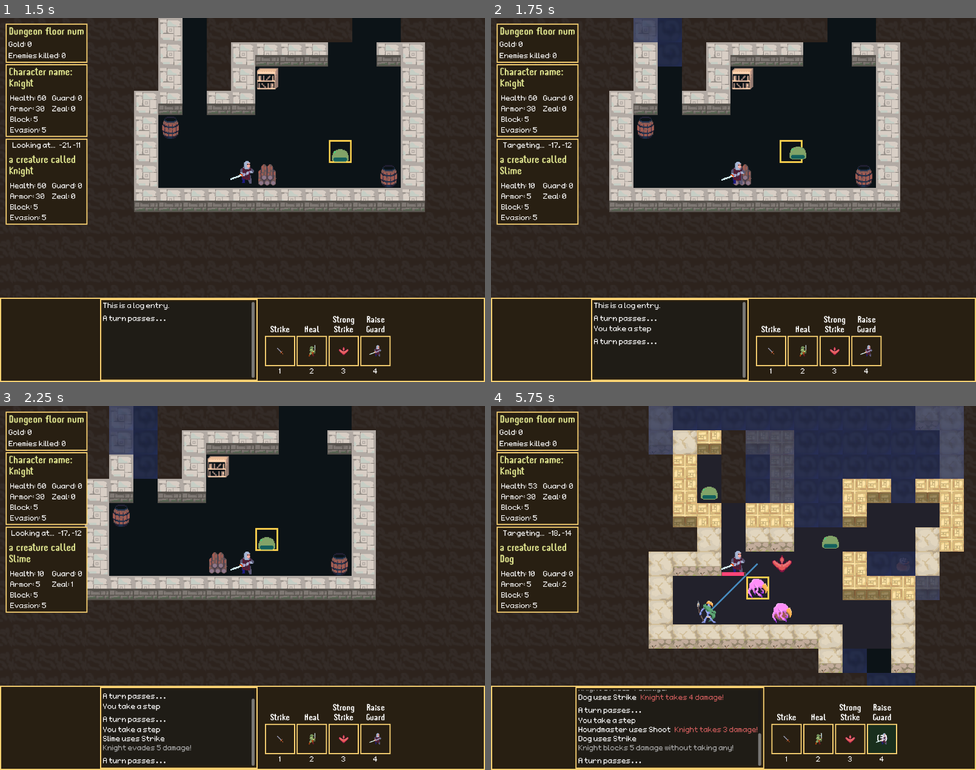
Above: before the commit, frames 1-4 (two rows, left to right).
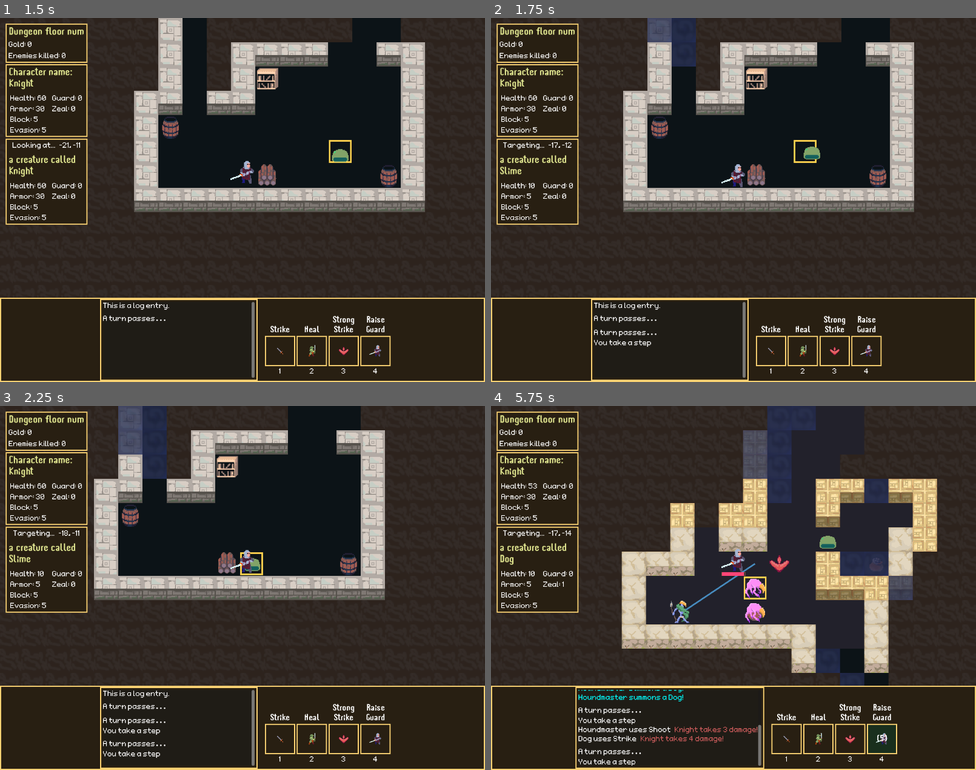
Above: after the commit, the same moments.

Repository: OttoElomaa/godot-4-roguelike-knights
Game: Godot game, scene res://Scenes/game_main.tscn
Two runs of this game, one before a commit and one after it. Both use one fixed random seed, a clock stepped at 60 frames per second and the inputs below.
Inputs (mouse positions are in pixels of both pictures, inside the frame that each line leads up to):
- Up to frame 1 (1.5 s): click (203, 200) at 0.52 s; move the mouse to (242, 174) at 1.27 s; hold Right (ui_right) from 1.28 s (still down); tap 1 (1) at 1.35 s
- Up to frame 2 (1.75 s): keep holding Right (ui_right); tap 2 (2) at 1.55 s
- Up to frame 3 (2.25 s): move the mouse to (286, 540) at 2.02 s; release Right (ui_right) at 2.03 s; hold Down (ui_down) from 2.03 s (still down); tap 2 (2) at 2.1 s
- Up to frame 4 (5.75 s): tap 3 (3) at 2.3, 2.85 s; move the mouse to (617, 515) at 2.77 s; release Down (ui_down) at 2.78 s; hold Right (ui_right) 2.78-3.53 s; tap 4 (4) at 3.05, 3.6 s; move the mouse to (709, 660) at 3.52 s; hold Up (ui_up) 3.53-4.28 s; tap B (B) at 3.8, 4.35 s; tap Enter at 4.25 s; move the mouse to (733, 562) at 4.27 s; hold Left (ui_left) from 4.28 s (still down); tap L (L) at 4.55, 5.1 s; move the mouse to (660, 613) at 5.02 s; tap O (O) at 5.3 s

Frame 1 is identical in both runs. In frame 2, 12% of the frame differs, in the area x 21-88%, y 0-91%; in frame 3, 9.7%; in frame 4, 32%, in the area x 13-98%, y 0-99%.
Error in both runs: Invalid call. Nonexistent function 'getCreatures' in base 'Nil'. (res://Scripts/WorldScripts/playerTargeting.gd:29)

Commit message:
Tech/minor: Player turn completion now based on timer, not by the node's physical position (in CreatureMovement)

Diff:
--- a/Scenes/Creatures/Creature.tscn
+++ b/Scenes/Creatures/Creature.tscn
@@ -71,6 +71,10 @@
 [node name="CreatureMovement" type="Node" parent="."]
 script = ExtResource("5_hw60m")
 
+[node name="MovementTurnTimer" type="Timer" parent="CreatureMovement"]
+wait_time = 0.4
+one_shot = true
+
 [node name="HealthBar" parent="." instance=ExtResource("3_sgkqn")]
 
 [node name="AnimationComponent" parent="." instance=ExtResource("4_18r3n")]
@@ -91,4 +95,5 @@
 [node name="CollisionShape2D" type="CollisionShape2D" parent="MouseArea"]
 shape = SubResource("RectangleShape2D_vxror")
 
+[connection signal="timeout" from="CreatureMovement/MovementTurnTimer" to="CreatureMovement" method="_on_movement_turn_timer_timeout"]
 [connection signal="mouse_entered" from="MouseArea" to="." method="_on_mouse_area_mouse_entered"]
--- a/Scripts/PlayerAndCreatures/creatureMovementComp.gd
+++ b/Scripts/PlayerAndCreatures/creatureMovementComp.gd
@@ -18,7 +18,7 @@
 
 @export var isOverworld := false
 
-signal movementDone
+
 
 
 func setup(creature):
@@ -32,22 +32,14 @@
 	creature = get_parent()
 	self.grid = world.grid
 
+
 func dungeonSetup():
 	self.world = creature.world
 	self.grid = world.grid
 
 
-#func _process(delta: float) -> void:
-	#### MOVEMENT UNDERWAY, DON'T ACCEPT NEW INPUT
-
 
 func _physics_process(delta: float) -> void:
-
-	#### FOR NOW, ONLY FOR PLAYER
-	#if not creature:
-		#return
-	#if isMoving:
-		#return
 
 	if not world:
 		return
@@ -68,13 +60,12 @@
 #### MOVEMENT DONE, RESOLVE ITS RESULT
 func resolveCompletedMovement():
 
-	#print("movement goal reached")
-	print(creature.gridPosition)
 	isMoving = false
 	t = 0.0
 
-	if creature.isPlayer:
-		creature.get_node("MovementInput").resolvePlayerMovement()
+	#### RESTORE IF BROKEN
+	#if creature.isPlayer:
+		#creature.get_node("MovementInput").resolvePlayerMovement()
 
 	if creature.isPlayer:
 		if not isOverworld:
@@ -84,7 +75,6 @@
 
 
 func continuePlayerMovement():
-	#isMoving = true
 	handleMove(movementDir)
 
 
@@ -93,9 +83,11 @@
 	if not grid.is_tile_empty(creature.gridPosition + dir):
 		return
 
-	#isMoving = true
 	move(dir)
 	movementDir = dir
+
+	if creature.isPlayer:
+		$MovementTurnTimer.start()
 
 
 func move(vector):
@@ -107,3 +99,9 @@
 	newPos = grid.grid_to_world(creature.gridPosition)
 	isMoving = true
 	creature.playMovementWobble()
+
+
+
+#### PLAYER TURN CONTROL
+func _on_movement_turn_timer_timeout() -> void:
+	creature.get_node("MovementInput").resolvePlayerMovement()
--- a/Scripts/PlayerAndCreatures/health_component.gd
+++ b/Scripts/PlayerAndCreatures/health_component.gd
@@ -2,14 +2,15 @@
 
 
 var creature:Node = null
+var ui: Node = null
 
-var health = null
-#var maxHealth := 0
 @onready var healthBar := $HealthBar
-var ui: Node = null
 
 var style1 : StyleBoxFlat = preload("res://Resources/HealthBarBasic.tres")
 var style2 : StyleBoxFlat = preload("res://Resources/HealthBarDarkRed.tres")
+
+var barWidth = 32
+var guardMaxVisual := 20
 
 
 
@@ -26,21 +27,11 @@
 
 func updateVisual(health:Object, guard:Object):
 
-	var barWidth = 32
-
-	#### GUARD BAR STUFF
-	var guardMax := 50
-
-	#if creature.isPlayer:
-		#prints("show guard? , ", guard.current)
-
 	#### DISPLAY STUFF
 	if guard.current > 0:
 		self.show()
 		$GuardBarBlue.show()
 	else:
-		#if creature.isPlayer:
-			#prints("no show guard? , ", guard.current)
 		$GuardBarBlue.hide()
 		if health.current >= health.max:
 			self.hide()
@@ -57,14 +48,10 @@
 	$HealthBarRed.custom_minimum_size.x = alteredWidth
 
 
-
 	if guard.current > 0:
-		var diffg:float = float(guard.current) / float(guardMax)
+		var diffg:float = float(guard.current) / float(guardMaxVisual)
 		var altWidthG:int = ceil(barWidth * diffg )
 		$GuardBarBlue.custom_minimum_size.x = altWidthG
-
-	#else:
-		#
 
 
 	if health.current < (health.max / 2):
